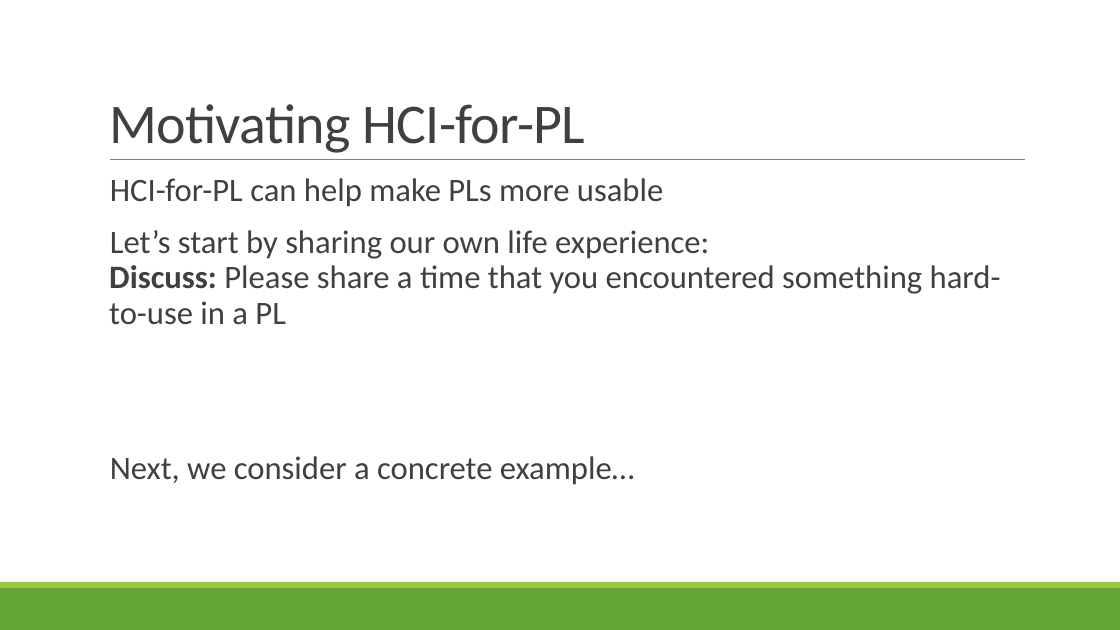
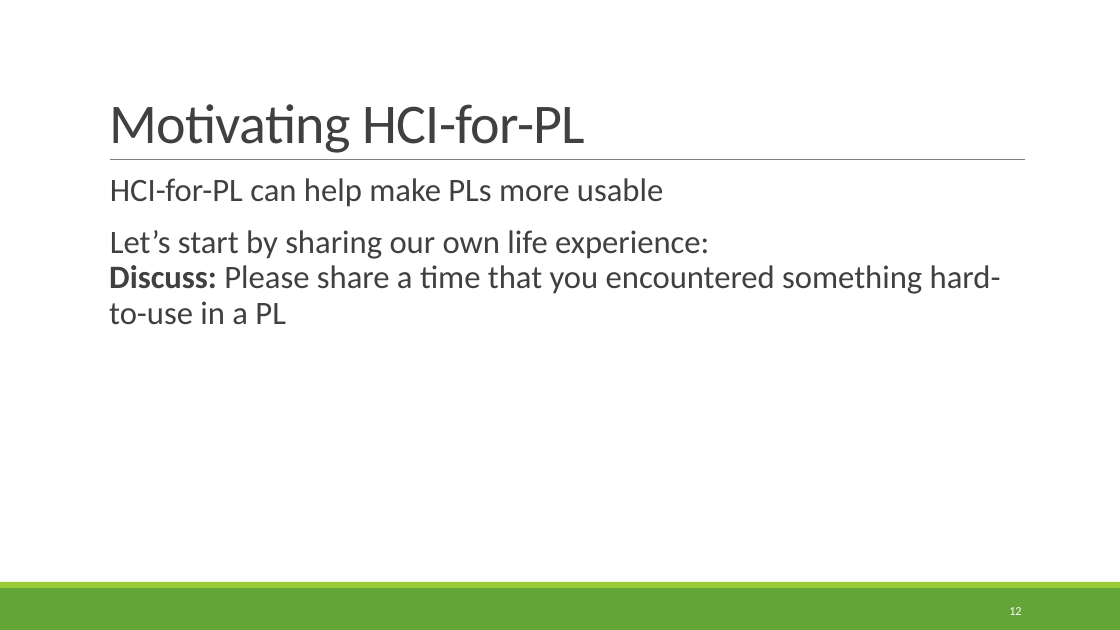
Before and after one commit to rbohrer/pl-course, a slide deck: slide 12 of LectureSlides/08Design1.pptx (slide 11 before the commit). Drawn at 1120x630 pixels with LibreOffice and Linux fonts; fonts in the diff are those of the drawing. Boxes give left, top, right and bottom in pixels: in the first picture for what was removed or moved away, otherwise in the second. Text is boxed around its words. In the diff, an @@ line names an element or a change of style, - is before the commit and + after.

```diff
--- a/LectureSlides/08Design1.pptx
+++ b/LectureSlides/08Design1.pptx
@@ text at (110, 456, 634, 485): paragraph removed @@
-  Next, we consider a concrete example…
@@ page number added at (1009, 607, 1021, 615), 10.5 pt, text #FFFFFF @@
+12
```
Also in this commit, not shown: 56 other slides changed, 3 slides added.
